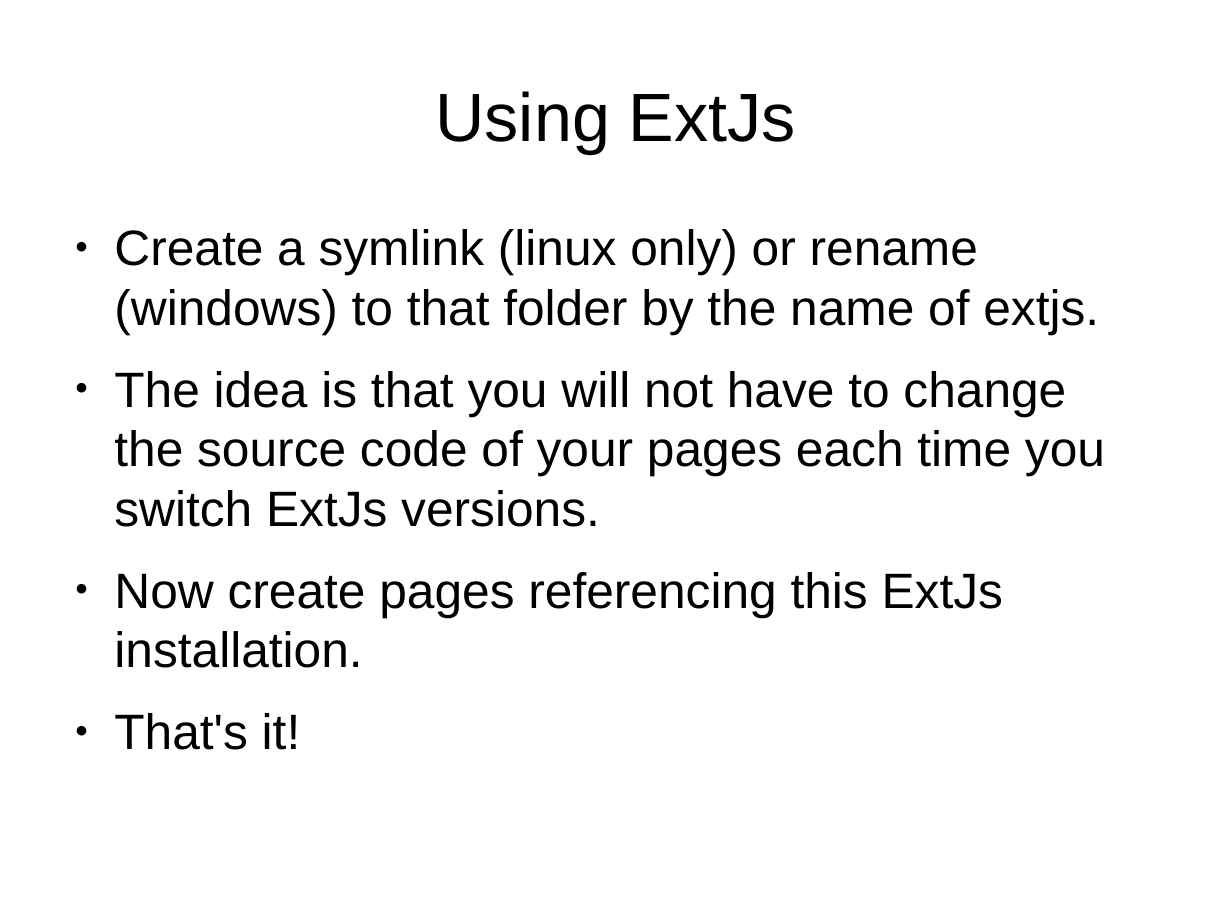
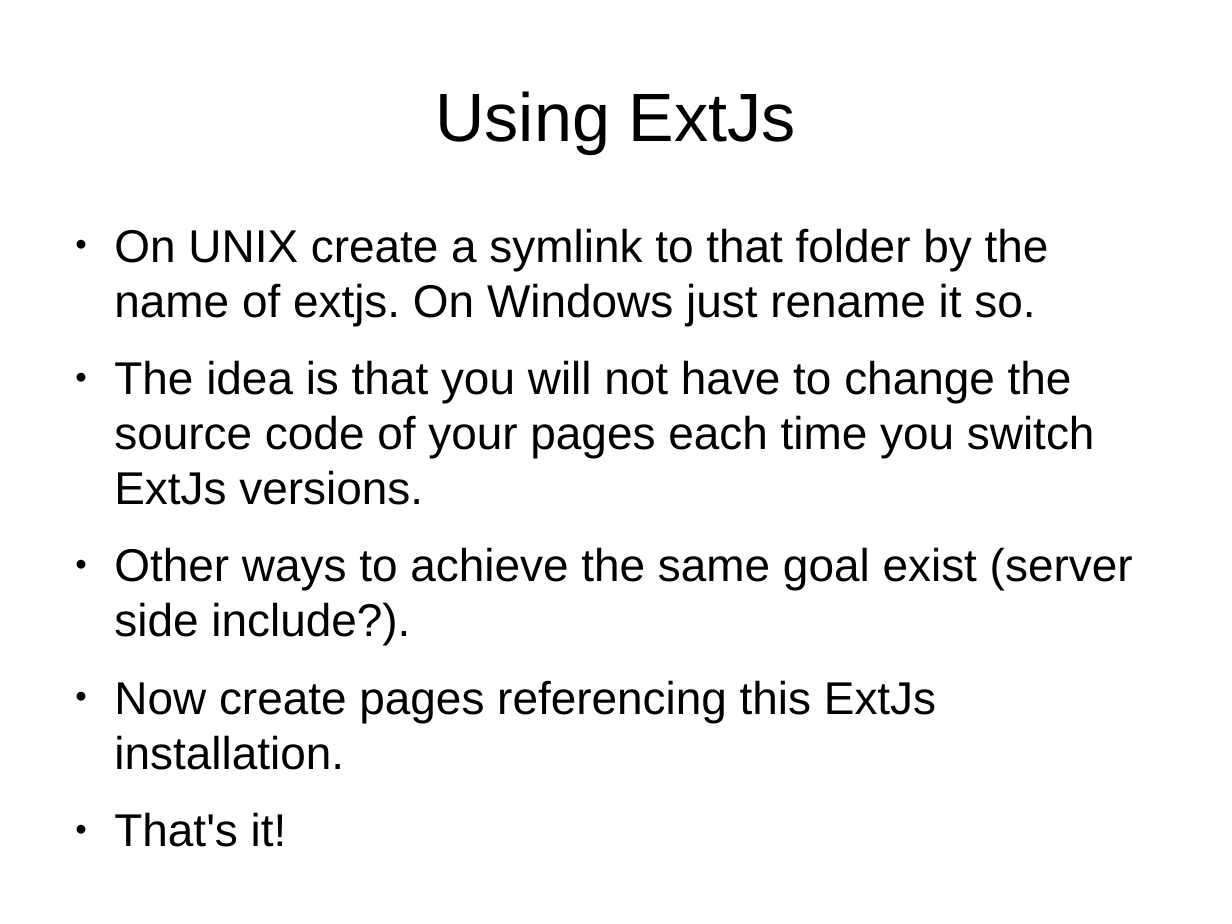
Before and after one commit to veltzer/demos, a slide deck: slide 3 of javascript/extjs/doc/extjs.odp. Drawn at 1232x924 pixels with LibreOffice and Linux fonts; fonts in the diff are those of the drawing. Boxes give left, top, right and bottom in pixels: in the first picture for what was removed or moved away, otherwise in the second. Text is boxed around its words. In the diff, an @@ line names an element or a change of style, - is before the commit and + after.

```diff
--- a/javascript/extjs/doc/extjs.odp
+++ b/javascript/extjs/doc/extjs.odp
@@ text at [114, 228, 1049, 326]: text changed; size 32 to 29.6 pt @@
-● Create a symlink (linux only) or rename (windows) to that folder by the name of extjs.
+● On UNIX create a symlink to that folder by the name of extjs. On Windows just rename it so.
@@ text at [114, 360, 1095, 770]: size 32 to 29.6 pt in "The idea is that you will not ...", "Now create pages referencing this ExtJs installation.", "That's it!" @@
@@ text at [114, 547, 1133, 645]: paragraph added @@
+● Other ways to achieve the same goal exist (server side include?).
```
Also in this commit, not shown: 1 other slide changed, 2 other files.
